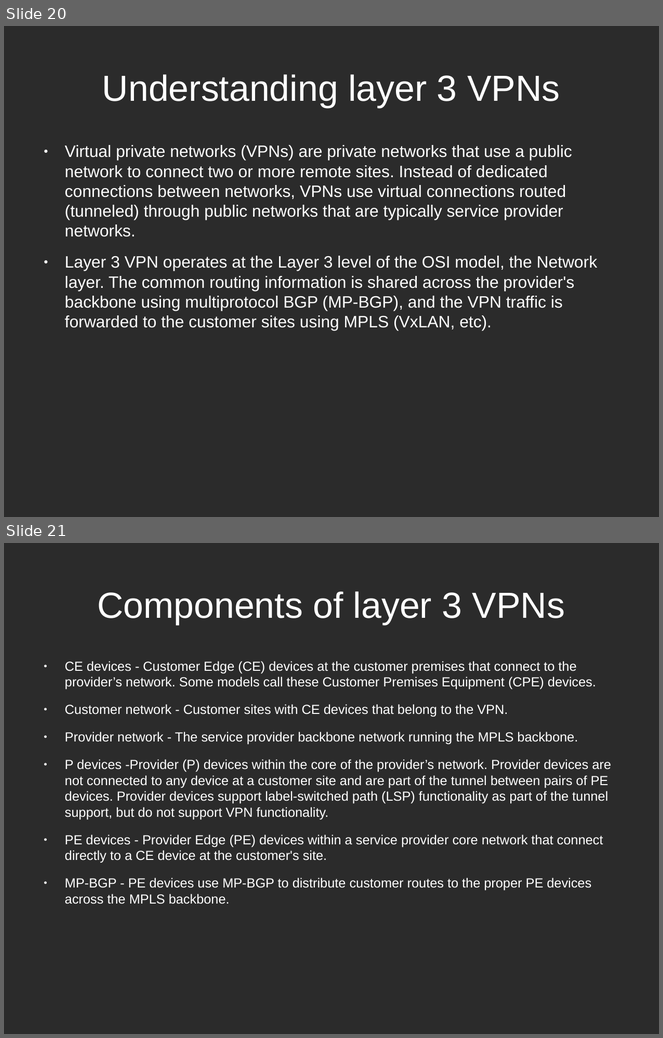
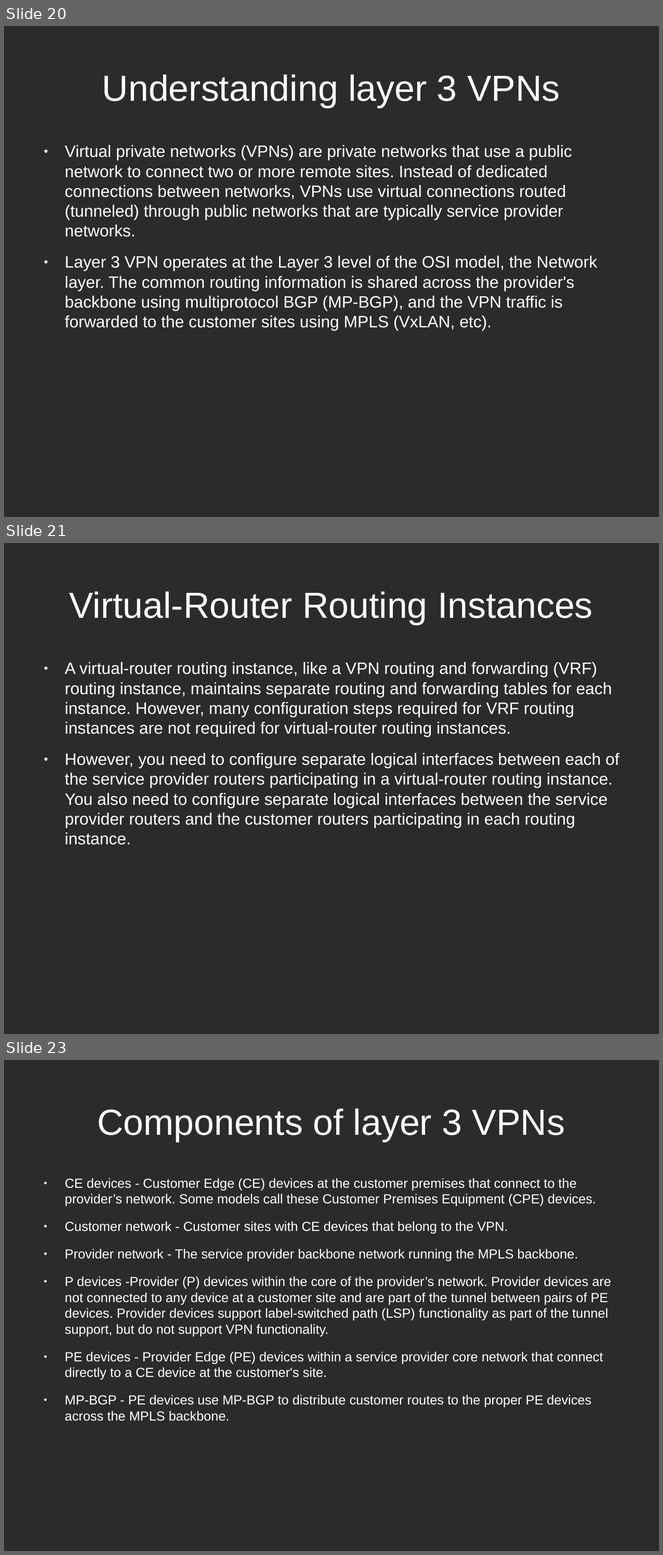
Before and after one commit to hoangphuocbk/tungsten-document, a slide deck: Networking-Tungsten.odp. Shown one above the other, each under a label of ours: slides 20 and 21 before the commit, slides 20, 21 and 23 after it; the slides between them are not shown. The pictures are 663x1038 and 663x1555 pixels, drawn with LibreOffice and Linux fonts; fonts in the diff are those of the drawing; background and template pictures are left out; a plain dark background stands for a picture behind light text. Boxes give left, top, right and bottom in pixels: in the first picture for what was removed or moved away, otherwise in the second. Text is boxed around its words. In the diff, an @@ line names an element or a change of style, - is before the commit and + after.

```diff
--- a/Networking-Tungsten.odp
+++ b/Networking-Tungsten.odp
@@ slide 21 added at <box>4,543,659,1034</box>, background picture (left out) @@
@@ title added at <box>69,591,593,625</box>, 44 pt, text #FFFFFF @@
+Virtual-Router Routing Instances
@@ text added at <box>65,662,619,845</box>, 20 pt, text #FFFFFF @@
+● A virtual-router routing instance, like a VPN routing and forwarding (VRF) routing instance, maintains separate routing and forwarding tables for each instance. However, many configuration steps required for VRF routing instances are not required for virtual-router routing instances.
+● However, you need to configure separate logical interfaces between each of the service provider routers participating in a virtual-router routing instance. You also need to configure separate logical interfaces between the service provider routers and the customer routers participating in each routing instance.
@@ what was slide 21 is now slide 23 @@
```
Also in this commit, not shown: 2 slides changed, 8 other slides added, 1 slide removed.
